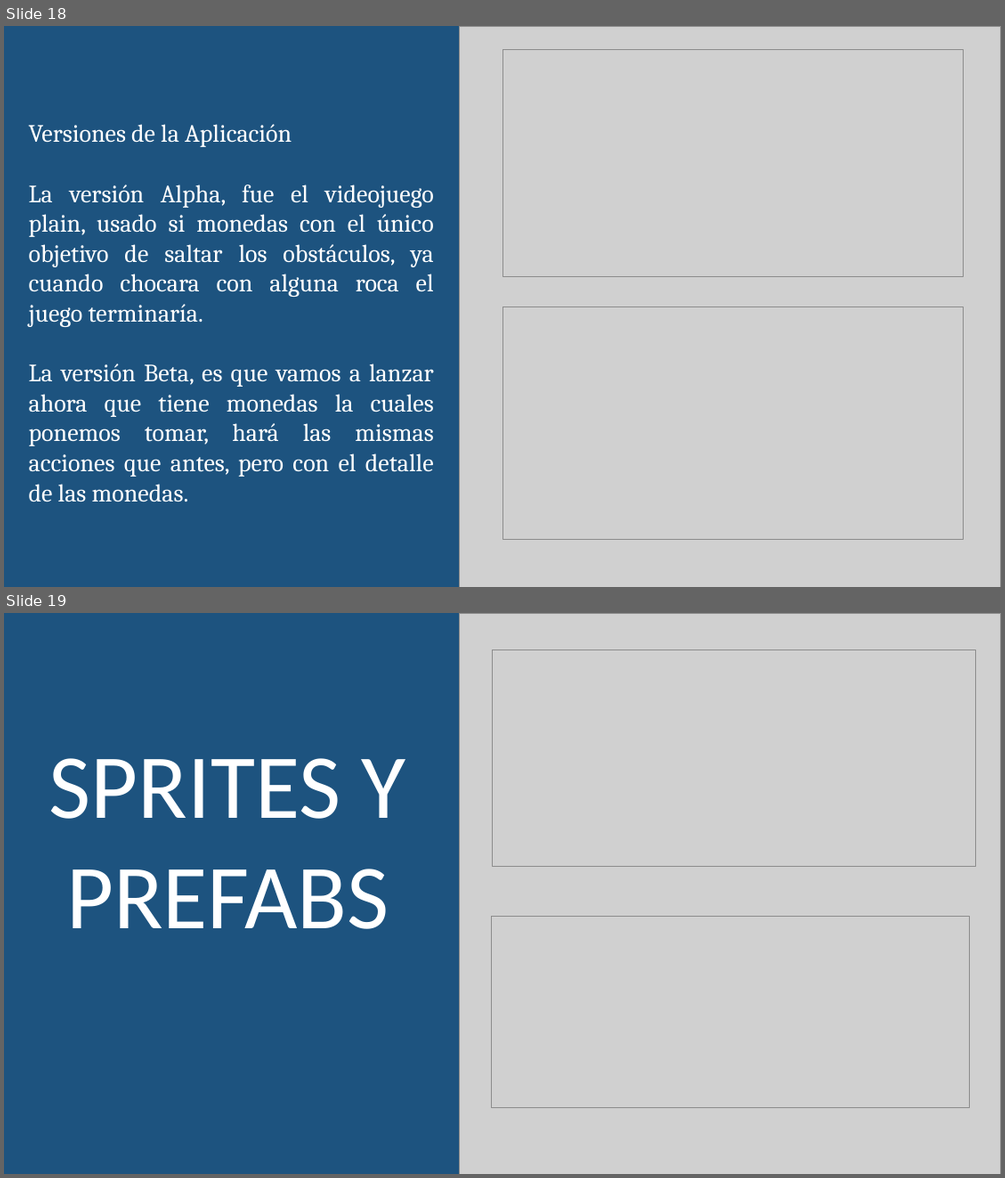
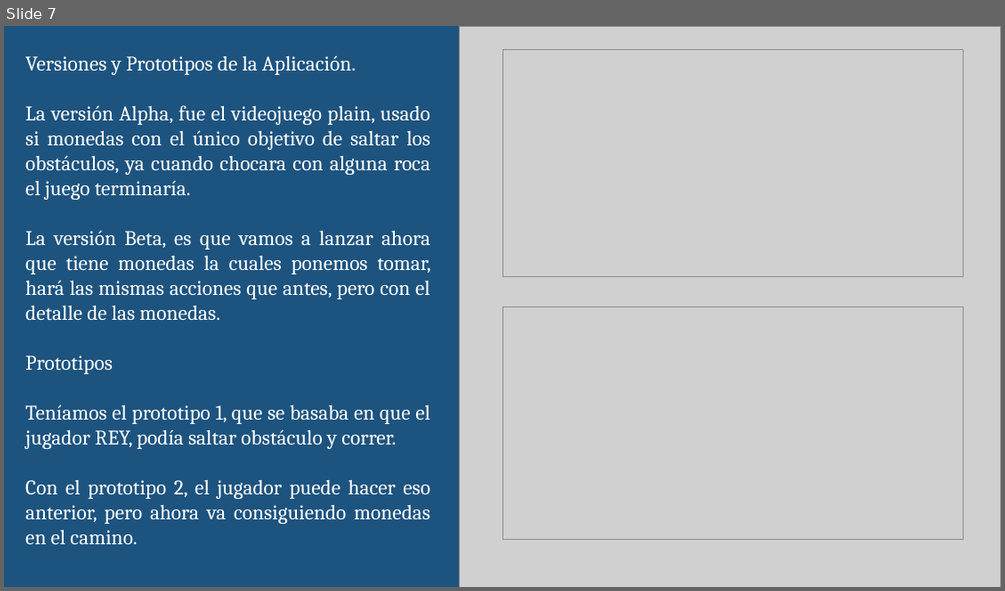
Before and after one commit to enma-29/Proyecto_final, a slide deck: PRESENTACIÓN DE VIDEOJUEGOS_final.pptx. Shown one above the other, each under a label of ours: slides 18 and 19 before the commit, slide 7 after it. The pictures are 1005x1178 and 1005x591 pixels, drawn with LibreOffice and Linux fonts; fonts in the diff are those of the drawing; grey boxes stand for pictures. Boxes give left, top, right and bottom in pixels: in the first picture for what was removed or moved away, otherwise in the second. Text is boxed around its words. In the diff, an @@ line names an element or a change of style, - is before the commit and + after.

```diff
--- a/PRESENTACIÓN DE VIDEOJUEGOS_final.pptx
+++ b/PRESENTACIÓN DE VIDEOJUEGOS_final.pptx
@@ slide 19 removed at <box>4,613,1001,1174</box>, background #1D537F @@
@@ picture removed at <box>460,613,1001,1174</box> @@
@@ picture removed at <box>492,649,975,866</box> @@
@@ text removed at <box>49,758,406,929</box> @@
-SPRITES Y PREFABS
@@ picture removed at <box>492,916,969,1108</box> @@
@@ what was slide 18 is now slide 7 @@
@@ slide 7 changed as well @@
@@ text "Versiones y Prototipos de la ...": place and size @@
-text "Versiones y Prototipos de la ..." at <box>29,124,434,501</box>
+text "Versiones y Prototipos de la ..." at <box>25,55,430,544</box>
@@ text at <box>25,55,356,75</box>: text changed; size 24 to 20 pt @@
-Versiones de la Aplicación
+Versiones y Prototipos de la Aplicación.
@@ text at <box>25,105,430,321</box>: size 24 to 20 pt in "La versión Alpha, fue el videojuego plain, ...", "La versión Beta, es que vamos a ..." @@
@@ text at <box>25,355,430,544</box>: paragraphs added @@
+Prototipos
+Teníamos el prototipo 1, que se basaba en que el jugador REY, podía saltar obstáculo y correr.
+Con el prototipo 2, el jugador puede hacer eso anterior, pero ahora va consiguiendo monedas en el camino.
```
Also in this commit, not shown: 9 slides added, 11 other slides removed.
